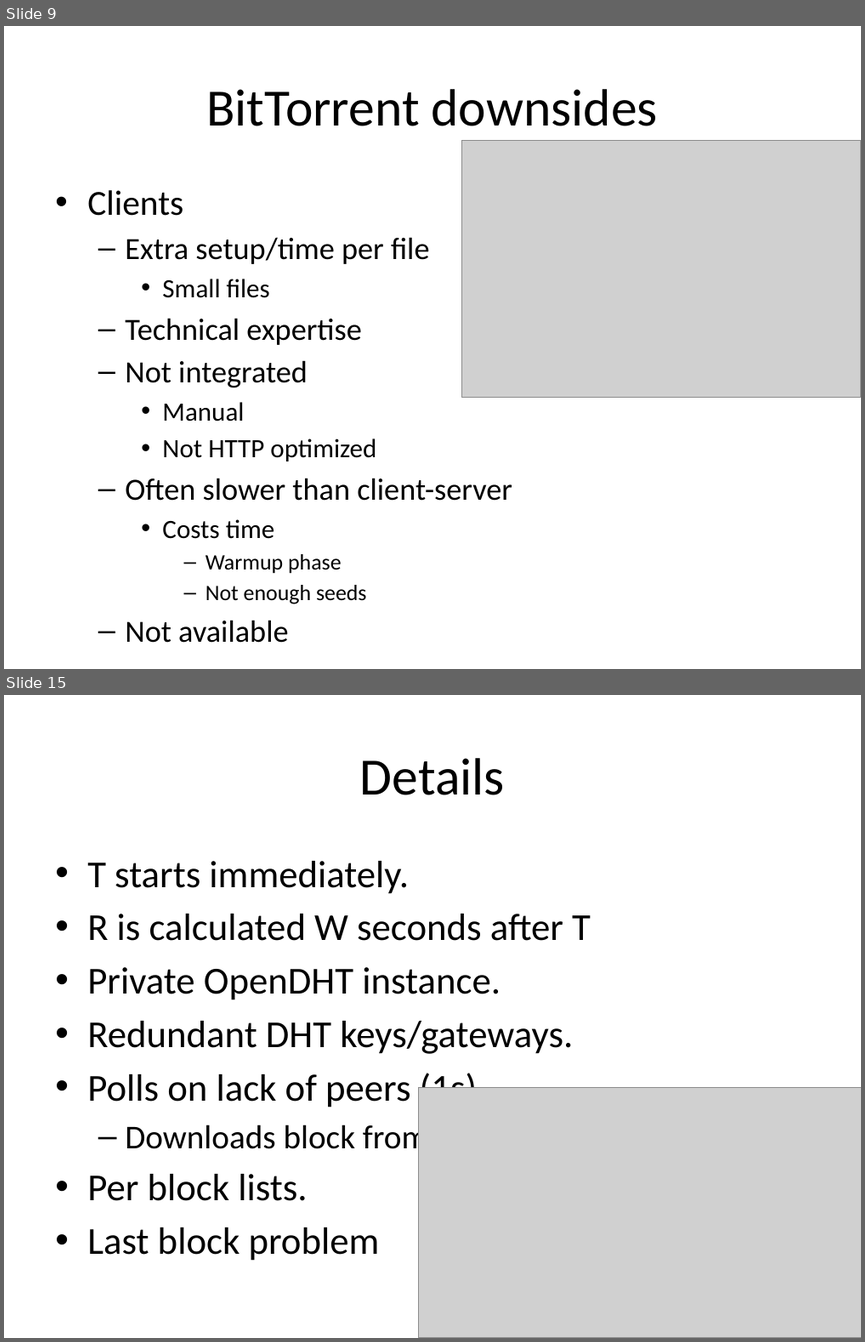
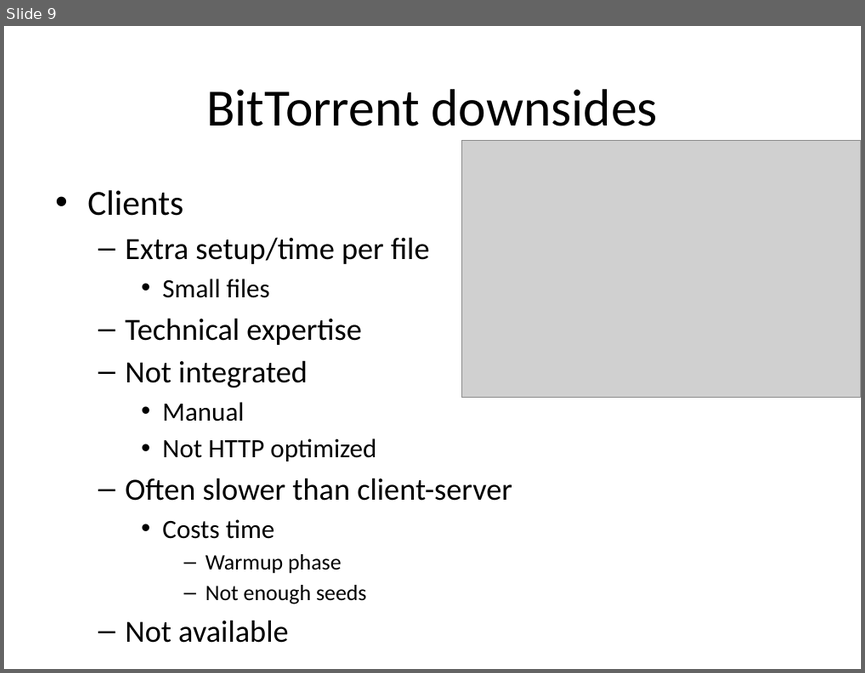
Before and after one commit to rdp/p2pwebclient, a slide deck: thesis_presentation/How to Make the Internet Faster.pptx. Shown one above the other, each under a label of ours: slides 9 and 15 before the commit, slide 9 after it; the slides between them are not shown. The pictures are 865x1342 and 865x673 pixels, drawn with LibreOffice and Linux fonts; fonts in the diff are those of the drawing; grey boxes stand for pictures. Boxes give left, top, right and bottom in pixels: in the first picture for what was removed or moved away, otherwise in the second. Text is boxed around its words. In the diff, an @@ line names an element or a change of style, - is before the commit and + after.

```diff
--- a/thesis_presentation/How to Make the Internet Faster.pptx
+++ b/thesis_presentation/How to Make the Internet Faster.pptx
@@ slide 15 removed at [4, 695, 861, 1338], background #FFFFFF @@
@@ title removed at [360, 758, 505, 795] @@
-Details
@@ text removed at [87, 861, 590, 1260] @@
-• T starts immediately.
-• R is calculated W seconds after T
-• Private OpenDHT instance.
-• Redundant DHT keys/gateways.
-• Polls on lack of peers (1s)
-  – Downloads block from origin
-• Per block lists.
-• Last block problem
@@ picture removed at [418, 1088, 861, 1338] @@
```
Also in this commit, not shown: 11 slides changed, 7 slides added, 9 other slides removed.
